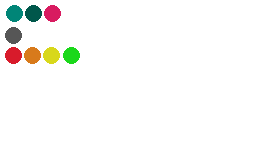
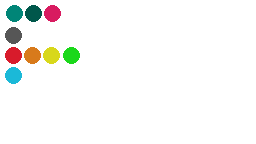
Layered file, before and after one edit (256x144). Changes by layer:
painted on "Background" over [5, 67, 22, 84]
